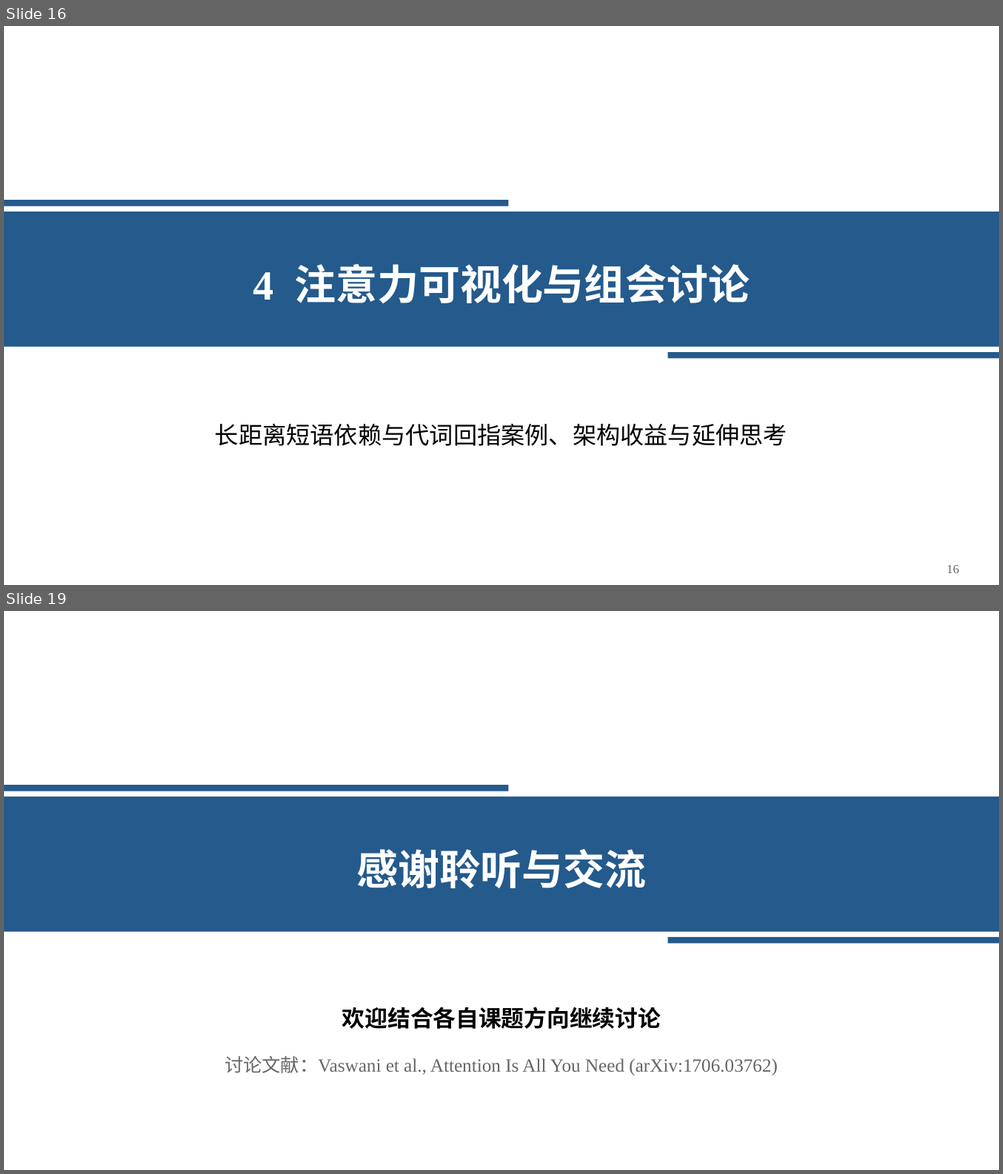
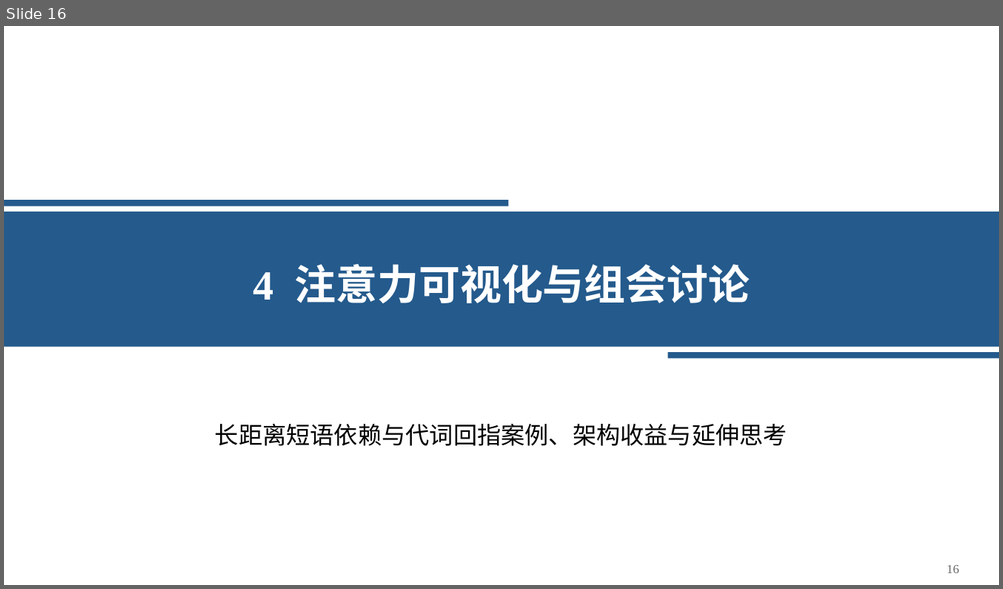
Before and after one commit to Starxy/skills, a slide deck: skills/ppt-craft/assets/academic-blue-template.pptx. Shown one above the other, each under a label of ours: slides 16 and 19 before the commit, slide 16 after it; the slides between them are not shown. The pictures are 1003x1174 and 1003x589 pixels, drawn with LibreOffice and Linux fonts; fonts in the diff are those of the drawing. Boxes give left, top, right and bottom in pixels: in the first picture for what was removed or moved away, otherwise in the second. Text is boxed around its words. In the diff, an @@ line names an element or a change of style, - is before the commit and + after.

```diff
--- a/skills/ppt-craft/assets/academic-blue-template.pptx
+++ b/skills/ppt-craft/assets/academic-blue-template.pptx
@@ slide 19 removed at (x1=4, y1=611, x2=999, y2=1170), background #FFFFFF @@
@@ rectangle removed at (x1=4, y1=785, x2=509, y2=791) @@
@@ rectangle removed at (x1=4, y1=797, x2=999, y2=932) @@
@@ text removed at (x1=356, y1=849, x2=646, y2=889) @@
-感谢聆听与交流
@@ rectangle removed at (x1=668, y1=938, x2=999, y2=944) @@
@@ text removed at (x1=342, y1=1007, x2=660, y2=1029) @@
-欢迎结合各自课题方向继续讨论
@@ text removed at (x1=225, y1=1056, x2=777, y2=1076) @@
-讨论文献：Vaswani et al., Attention Is All You Need (arXiv:1706.03762)
```
Also in this commit, not shown: 13 slides changed, 1 slide added, 4 other files.
